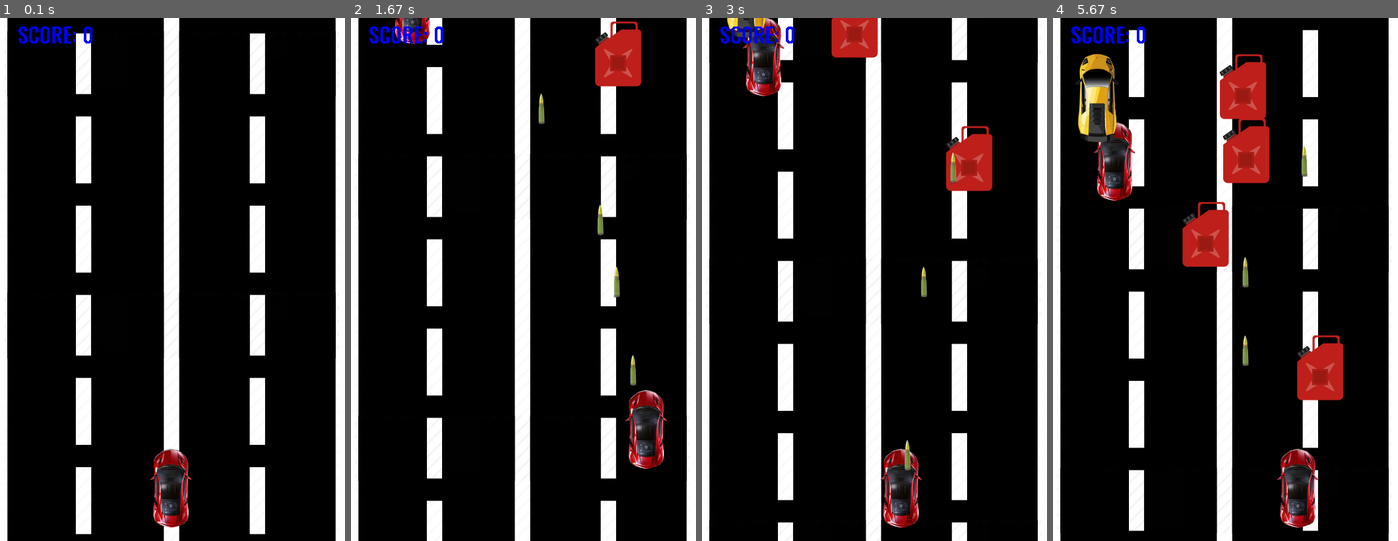
Above: before the commit, frames 1-4 (left to right).
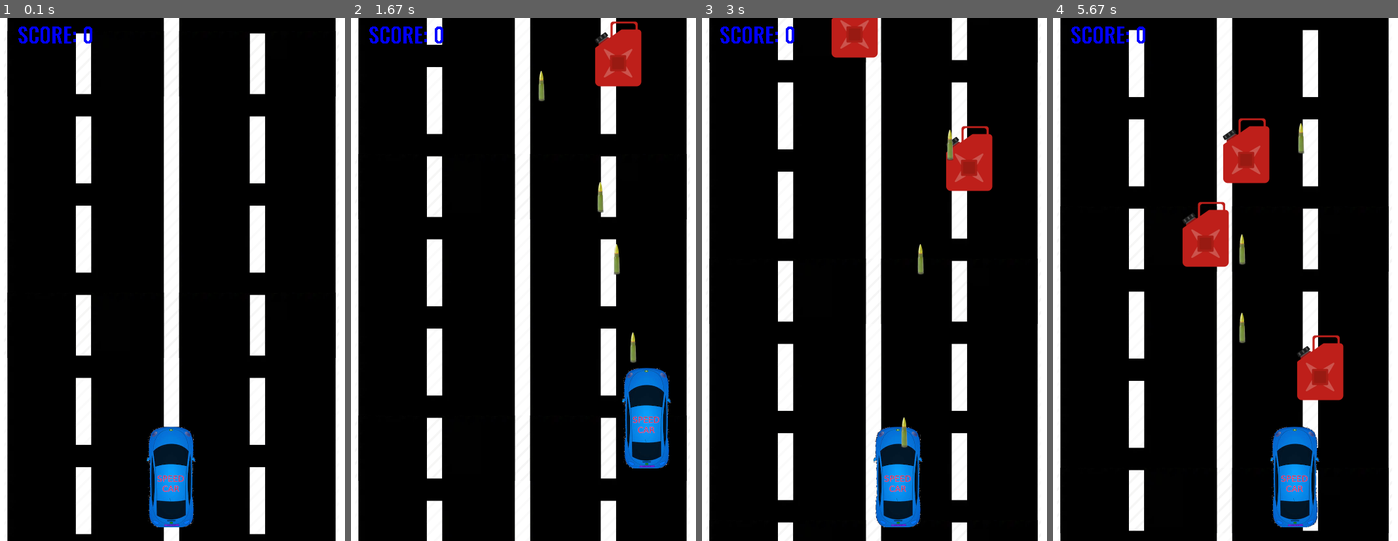
Above: after the commit, the same moments.

Repository: owad/games
Game: pygame game, started from main.py
Two runs of this game, one before a commit and one after it. Both use one fixed random seed, a clock stepped at 60 frames per second and the inputs below.
Inputs:
- Up to frame 1 (0.1 s): no input
- Up to frame 2 (1.67 s): tap Space at 0.33, 0.73, 1.03, 1.23, 1.57 s; hold Right 0.67-1.13 s; hold Up 1.17-1.47 s; hold Right from 1.5 s (still down)
- Up to frame 3 (3 s): tap Space at 1.87, 2.07, 2.37, 2.63, 2.97 s; release Right at 1.97 s; hold Left 2-2.53 s; hold Down 2.57-2.87 s; hold Left from 2.9 s (still down)
- Up to frame 4 (5.67 s): tap Space at 3.27, 3.4, 3.8, 4.1, 4.47, 4.87, 5.17, 5.37 s; release Left at 3.3 s; hold Up 3.33-3.7 s; hold Right 3.73-4.37 s; hold Down 4.4-4.77 s; hold Left 4.8-5.27 s; hold Right from 5.3 s (still down)

The runs differ from the first frame. In frame 1, 2.3% of the frame differs, in the area x 42-57%, y 78-98%; in frame 2, 3.2%; in frame 3, 4.0%; in frame 4, 6.8%, in the area x 6-78%, y 6-98%.

Commit message:
less cars

Diff:
--- a/main.py
+++ b/main.py
@@ -126,7 +126,8 @@
 class Car(Element):
     image_paths = [
         # "images/delorean.png",
-        "images/acura.png",
+        # "images/acura.png",
+        "images/blue-car.png",
         # "images/maluch.png",
         # "images/kot.png",
         # "images/car.png",
@@ -288,10 +289,10 @@
             Obstacle(screen=self.screen),
             Obstacle(screen=self.screen),
             Obstacle(screen=self.screen),
-            Obstacle(screen=self.screen),
-            OtherCar(screen=self.screen),
-            OtherCar(screen=self.screen),
-            OtherCar(screen=self.screen),
+            # Obstacle(screen=self.screen),
+            # OtherCar(screen=self.screen),
+            # OtherCar(screen=self.screen),
+            # OtherCar(screen=self.screen),
         ]
 
     def run(self):
Binary file added: images/blue-car.jpeg
Binary file added: images/blue-car.png
